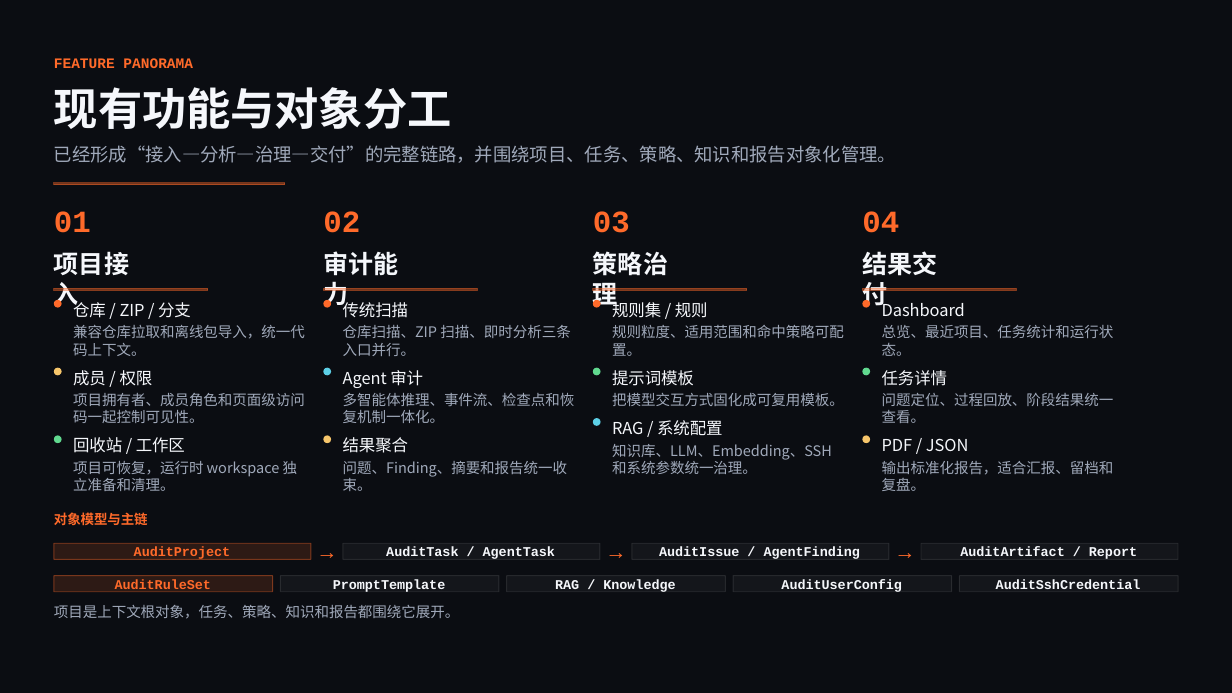
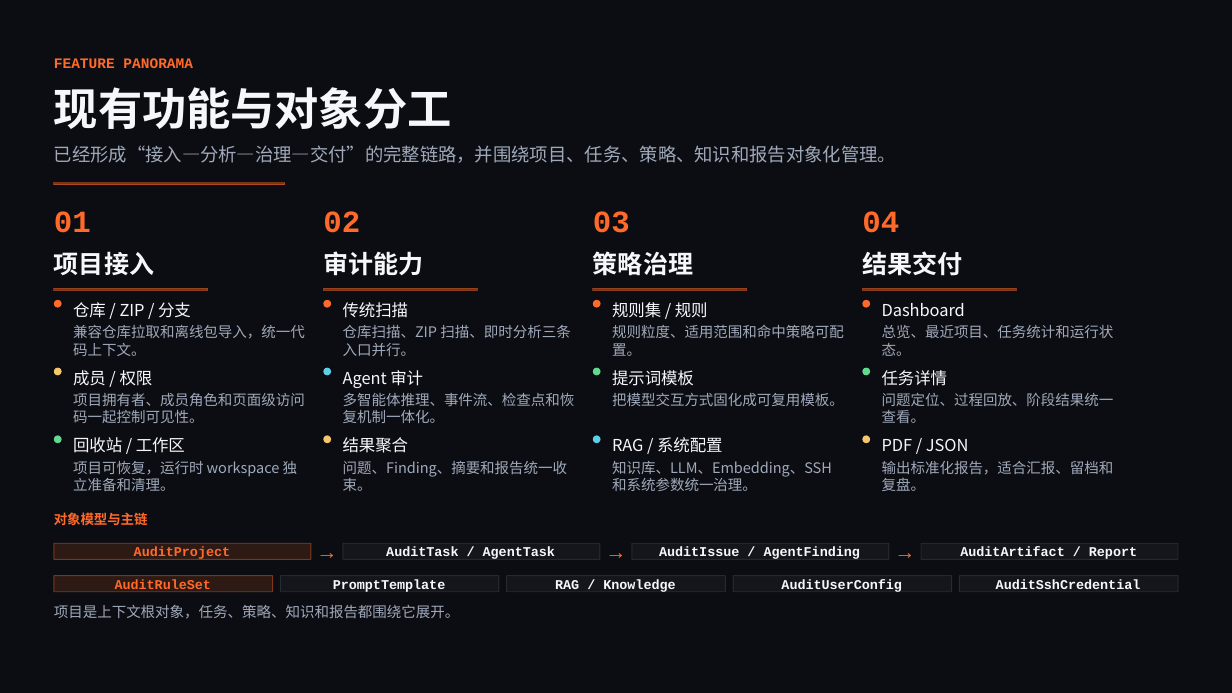
Before and after one commit to zrqg-znb/Focus_Admin, a slide deck: slide 3 of tmp/presentations/deepaudit-report/output/output.pptx. Drawn at 1232x693 pixels with LibreOffice and Linux fonts; fonts in the diff are those of the drawing. Boxes give left, top, right and bottom in pixels: in the first picture for what was removed or moved away, otherwise in the second. Text is boxed around its words. In the diff, an @@ line names an element or a change of style, - is before the commit and + after.

Commit message:
feat(agent): 添加工作区运行时元数据和日志配置优化
- 在 Agent 任务中新增 workspace_path、cache_repo 和 last_synced_at 字段
- 实现仓库运行时元数据的序列化和反序列化功能
- 优化日志配置，区分 server 和 worker 日志输出
- 更新仓库工作区准备逻辑，持久化运行时元数据
- 在前端界面显示工作区源信息和最后同步时间戳
- 改进演示文稿中的架构说明和实现方法描述
- 添加相关单元测试验证元数据序列化功能

```diff
--- a/tmp/presentations/deepaudit-report/output/output.pptx
+++ b/tmp/presentations/deepaudit-report/output/output.pptx
@@ 4 texts moved together from (x1=54, y1=251, x2=937, y2=310) to (x1=54, y1=251, x2=962, y2=276) @@
@@ 2 texts, 1 ellipse moved together from (x1=593, y1=419, x2=832, y2=474) to (x1=593, y1=435, x2=832, y2=491) @@
```
Also in this commit, not shown: 11 other slides changed, 34 other files.
